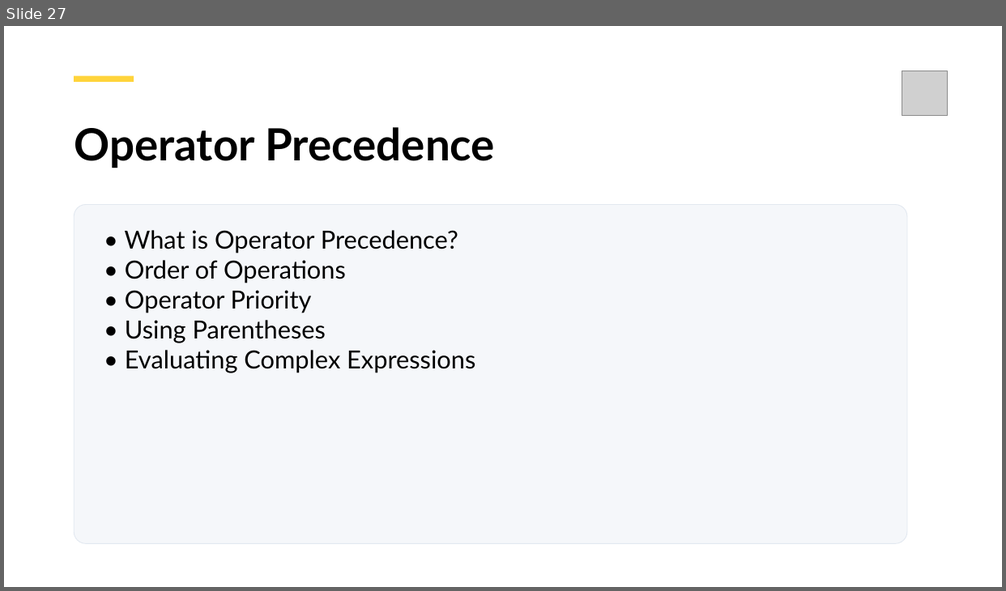
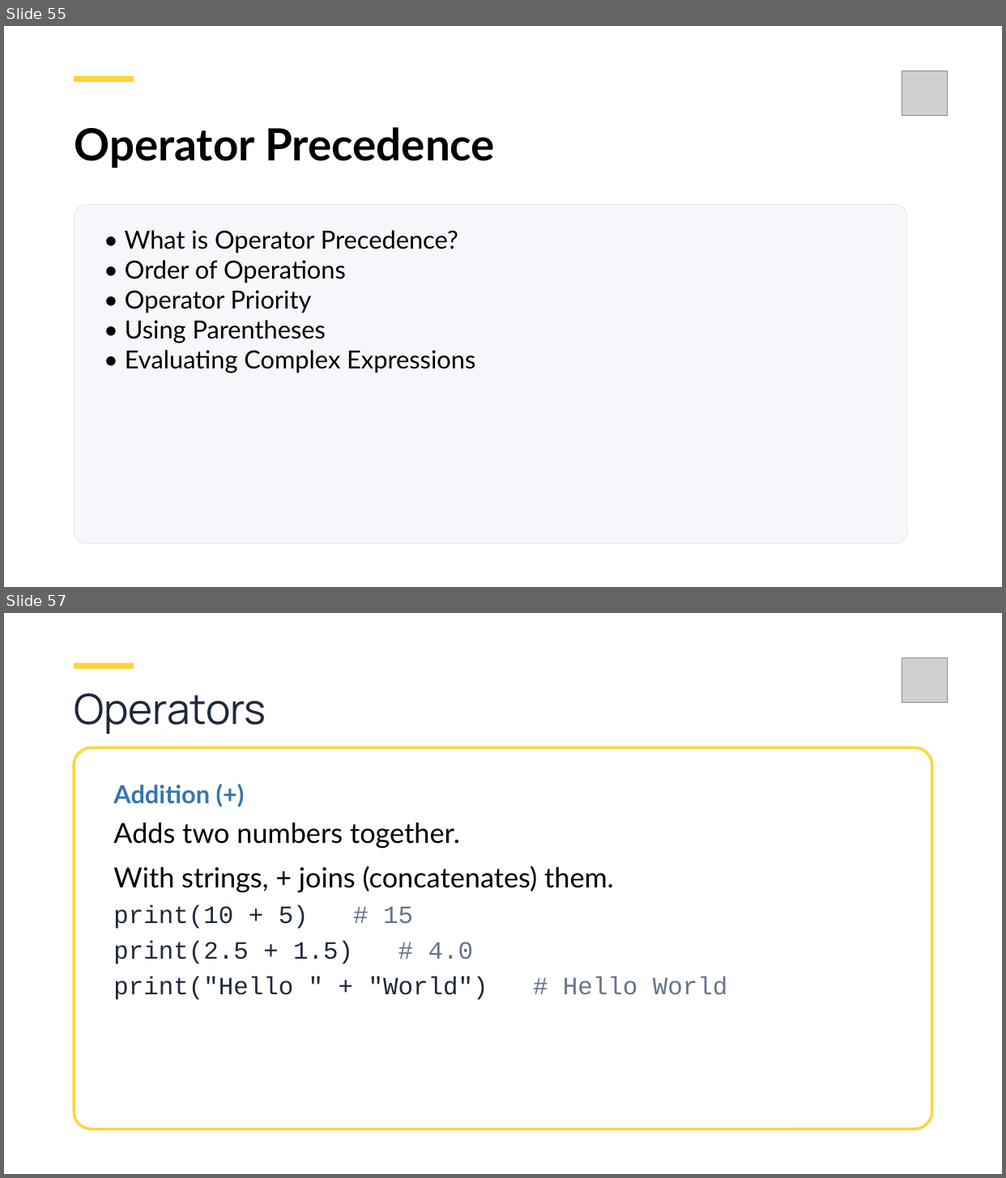
Before and after one commit to aamir-naseem88/Learn-Python, a slide deck: Python_Course.pptx. Shown one above the other, each under a label of ours: slide 27 before the commit, slides 55 and 57 after it; the slides between them are not shown. The pictures are 1006x591 and 1006x1178 pixels, drawn with LibreOffice and Linux fonts; fonts in the diff are those of the drawing; grey boxes stand for pictures; background and template pictures are left out. Boxes give left, top, right and bottom in pixels: in the first picture for what was removed or moved away, otherwise in the second. Text is boxed around its words. In the diff, an @@ line names an element or a change of style, - is before the commit and + after.

```diff
--- a/Python_Course.pptx
+++ b/Python_Course.pptx
@@ slide 57 added at box(4, 613, 1002, 1174), background #FFFFFF; not listed: 1 template element that a slide beside it also shows @@
@@ picture added at box(902, 658, 947, 703) @@
@@ rectangle added at box(74, 663, 134, 669), fill #FFD43B @@
@@ text added at box(74, 693, 266, 735), 30 pt, text #1E293B @@
+Operators
@@ rounded rectangle added at box(74, 747, 932, 1130), fill #FFFFFF, outline #FFD43B 2 pt @@
@@ text added at box(113, 785, 210, 804), 18 pt, text #3776AB, bold @@
+Addition (+)
@@ text added at box(113, 822, 727, 1000), 18 pt, text #000000 @@
+Adds two numbers together.
+With strings, + joins (concatenates) them.
+print(10 + 5) # 15
+print(2.5 + 1.5) # 4.0
+print("Hello " + "World") # Hello World
@@ what was slide 27 is now slide 55 @@
```
Also in this commit, not shown: 161 other slides added, 2 other files.
